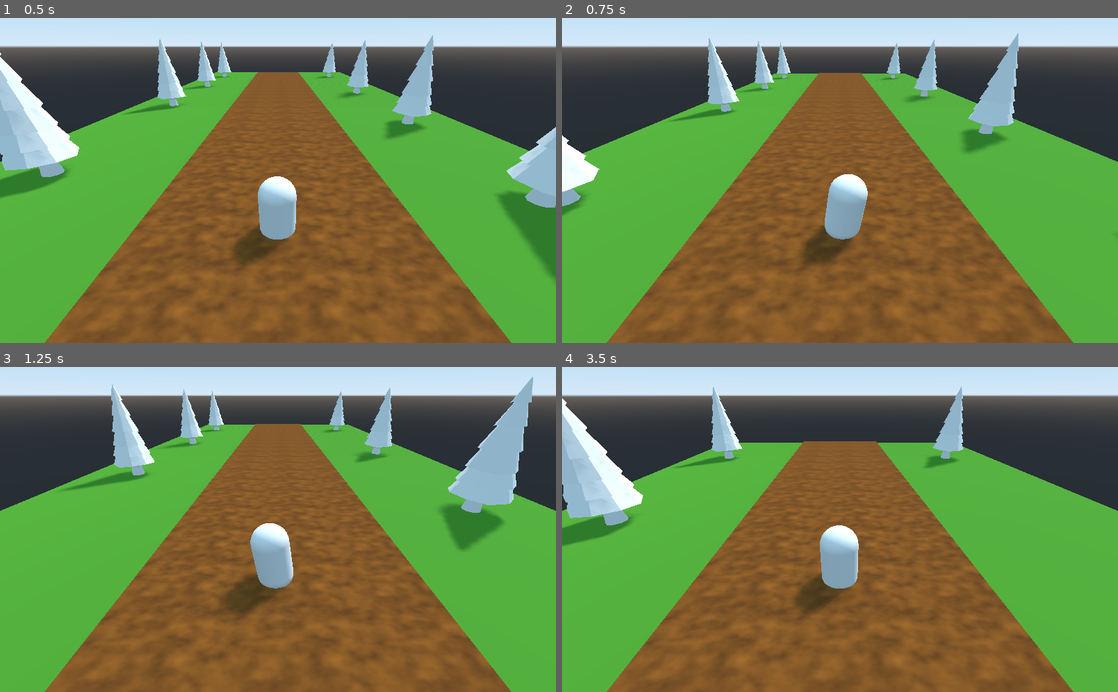
Above: before the commit, frames 1-4 (two rows, left to right).
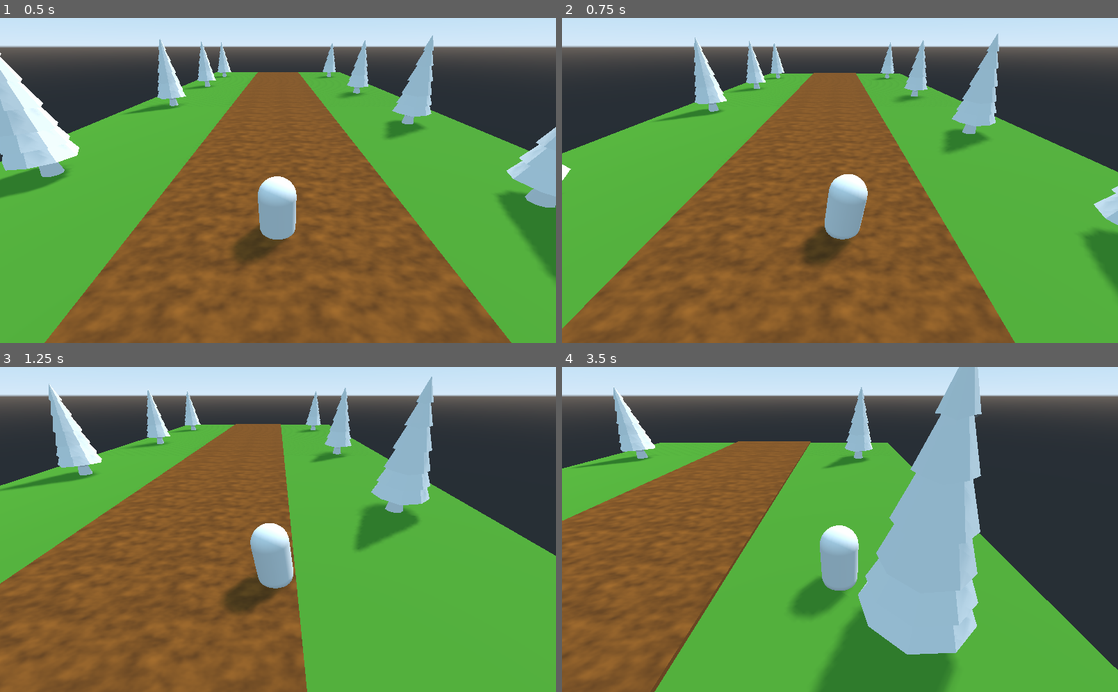
Above: after the commit, the same moments.

Repository: TaaviKodari/2022SyksyTo1830_Godot_Runner
Game: Godot game, scene res://Main.tscn
Two runs of this game, one before a commit and one after it. Both use one fixed random seed, a clock stepped at 60 frames per second and the inputs below.
Inputs:
- Up to frame 1 (0.5 s): no input
- Up to frame 2 (0.75 s): hold D (move_right, bound only after the commit) from 0.53 s (still down)
- Up to frame 3 (1.25 s): keep holding D (move_right, bound only after the commit)
- Up to frame 4 (3.5 s): release D (move_right, bound only after the commit) at 1.28 s; hold A (move_left, bound only after the commit) 1.28-2.03 s; hold D (move_right, bound only after the commit) from 2.03 s (still down)

Frame 1 is identical in both runs. In frame 2, 19% of the frame differs, in the area x 0-100%, y 4-100%; in frame 3, 44%; in frame 4, 67%, in the area x 0-100%, y 0-100%.

Commit message:
mitä tehtin

Diff:
--- a/Player.gd
+++ b/Player.gd
@@ -1,6 +1,8 @@
 extends KinematicBody
 
 var run_speed : float = 8.0
+var sidestep_speed : float = 5.0
+var velocity := Vector3()
 
 var time : float = 0.0
 var step_freq : float = 2.0 #kuinka usein
@@ -18,4 +20,16 @@
 	body_hinge.translation.y = step_height * (1 + sin(2.0 * PI * step_freq * time))
 	body_hinge.rotation_degrees.z = step_tilt * sin(PI * step_freq * time)
 	time += delta
-	move_and_slide(Vector3(0,0, -run_speed))
+
+	var sideways : float = 0.0
+
+	if Input.is_action_pressed("move_right"):
+		sideways += 1.0
+
+	if Input.is_action_pressed("move_left"):
+		sideways -= 1.0
+
+	velocity.x = sideways * sidestep_speed
+	velocity.z = -run_speed
+
+	move_and_slide(velocity)
--- a/RoadBase.tscn
+++ b/RoadBase.tscn
@@ -24,13 +24,28 @@
 material = SubResource( 5 )
 size = Vector3( 8, 1.2, 50 )
 
+[sub_resource type="BoxShape" id=7]
+extents = Vector3( 1, 2.5, 25 )
+
 [node name="RoadBase" type="Spatial"]
 
 [node name="Grass" type="MeshInstance" parent="."]
 transform = Transform( 1, 0, 0, 0, 1, 0, 0, 0, 1, 0, 0, -25 )
 mesh = SubResource( 1 )
-material/0 = null
 
 [node name="Sand" type="MeshInstance" parent="Grass"]
 mesh = SubResource( 6 )
-material/0 = null
+
+[node name="Colliders" type="Spatial" parent="Grass/Sand"]
+
+[node name="GuardRailRight" type="StaticBody" parent="Grass/Sand/Colliders"]
+transform = Transform( 1, 0, 0, 0, 1, 0, 0, 0, 1, -5, 3, 0 )
+
+[node name="CollisionShape" type="CollisionShape" parent="Grass/Sand/Colliders/GuardRailRight"]
+shape = SubResource( 7 )
+
+[node name="GuardRailLeft" type="StaticBody" parent="Grass/Sand/Colliders"]
+transform = Transform( 1, 0, 0, 0, 1, 0, 0, 0, 1, 5, 3, 0 )
+
+[node name="CollisionShape" type="CollisionShape" parent="Grass/Sand/Colliders/GuardRailLeft"]
+shape = SubResource( 7 )
--- a/project.godot
+++ b/project.godot
@@ -24,6 +24,21 @@
 
 common/drop_mouse_on_gui_input_disabled=true
 
+[input]
+
+move_right={
+"deadzone": 0.5,
+"events": [ Object(InputEventKey,"resource_local_to_scene":false,"resource_name":"","device":0,"alt":false,"shift":false,"control":false,"meta":false,"command":false,"pressed":false,"scancode":68,"physical_scancode":0,"unicode":0,"echo":false,"script":null)
+, Object(InputEventKey,"resource_local_to_scene":false,"resource_name":"","device":0,"alt":false,"shift":false,"control":false,"meta":false,"command":false,"pressed":false,"scancode":16777233,"physical_scancode":0,"unicode":0,"echo":false,"script":null)
+ ]
+}
+move_left={
+"deadzone": 0.5,
+"events": [ Object(InputEventKey,"resource_local_to_scene":false,"resource_name":"","device":0,"alt":false,"shift":false,"control":false,"meta":false,"command":false,"pressed":false,"scancode":65,"physical_scancode":0,"unicode":0,"echo":false,"script":null)
+, Object(InputEventKey,"resource_local_to_scene":false,"resource_name":"","device":0,"alt":false,"shift":false,"control":false,"meta":false,"command":false,"pressed":false,"scancode":16777231,"physical_scancode":0,"unicode":0,"echo":false,"script":null)
+ ]
+}
+
 [physics]
 
 common/enable_pause_aware_picking=true
Not shown: 1 places in RoadBase.tscn that only renumber resources
